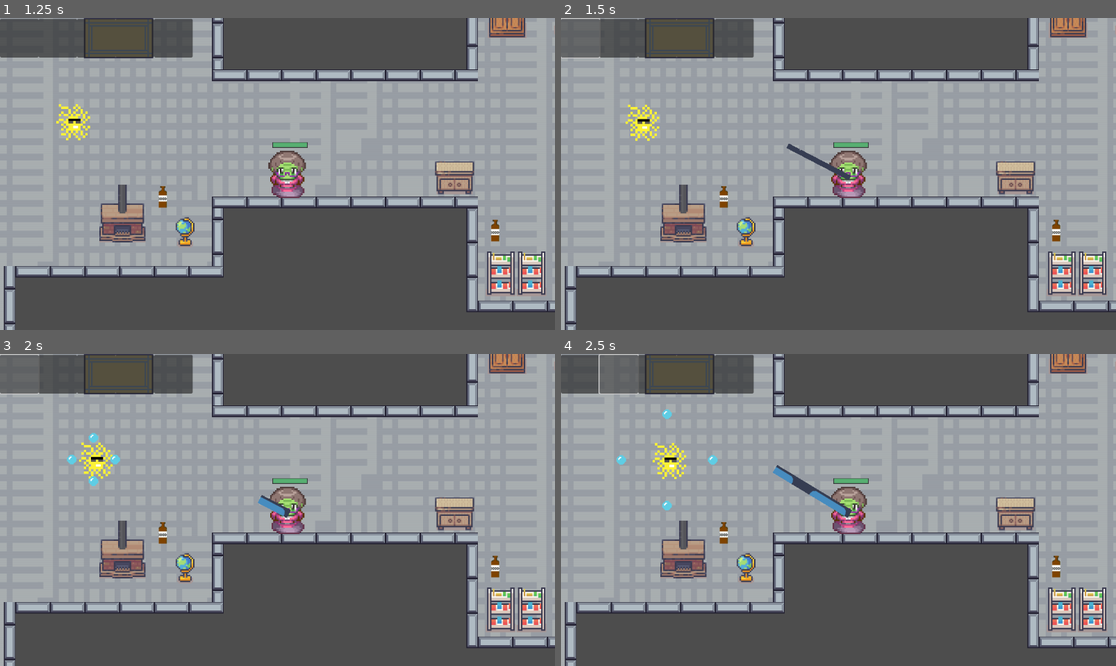
Above: before the commit, frames 1-4 (two rows, left to right).
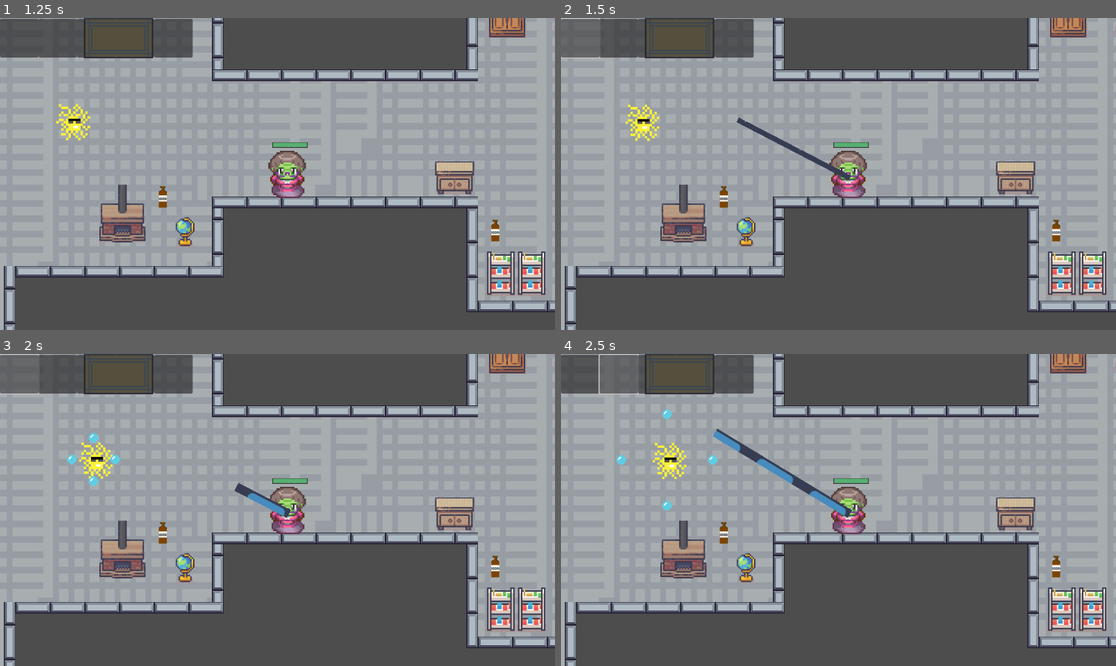
Above: after the commit, the same moments.

Repository: NickPerlich/Deathma
Game: Godot game, scene res://main_menu/main_menu.tscn
Two runs of this game, one before a commit and one after it. Both use one fixed random seed, a clock stepped at 60 frames per second and the inputs below. The engine's default icon, where the game draws it, is replaced by a stand-in: a white triangle on a blue panel in a dark square.
Inputs (mouse positions are in pixels of both pictures, inside the frame that each line leads up to):
- Up to frame 1 (1.25 s): click "START" at 0.5 s
- Up to frame 2 (1.5 s): click (577, 36) at 1.25 s
- Up to frame 3 (2 s): no input
- Up to frame 4 (2.5 s): click (616, 372) at 2 s

Frame 1 is identical in both runs. In frame 2, 0.2% of the frame differs, in the area x 31-42%, y 31-42%; in frame 3, 0.1%; in frame 4, 0.4%, in the area x 27-44%, y 24-45%.

Commit message:
longer tongue

Diff:
--- a/Lab 5 Moving Character/Tongue.gd
+++ b/Lab 5 Moving Character/Tongue.gd
@@ -1,6 +1,6 @@
 extends Sprite2D
 @onready var ray_cast=$RayCast2D
-var distance:float = 250
+var distance:float = 450
 # Called when the node enters the scene tree for the first time.
 
 signal hooked(hooked_position)
@@ -43,7 +43,7 @@
 			distance = (global_position - collision_point).length()
 			hooked.emit(collision_point)
 	else:
-		distance = 250.0
+		distance = 450.0
 	return distance
 
 func handle_collision_collectible(collider):
--- a/Lab 5 Moving Character/main.tscn
+++ b/Lab 5 Moving Character/main.tscn
@@ -8630,7 +8630,7 @@
 
 [node name="RayCast2D" type="RayCast2D" parent="player/pivot/Tongue"]
 position = Vector2(3.71597e-05, -21.0001)
-target_position = Vector2(0, 250)
+target_position = Vector2(0, 450)
 
 [node name="Healthbar" parent="player" instance=ExtResource("7_82pyh")]
 offset_left = -5.99999
